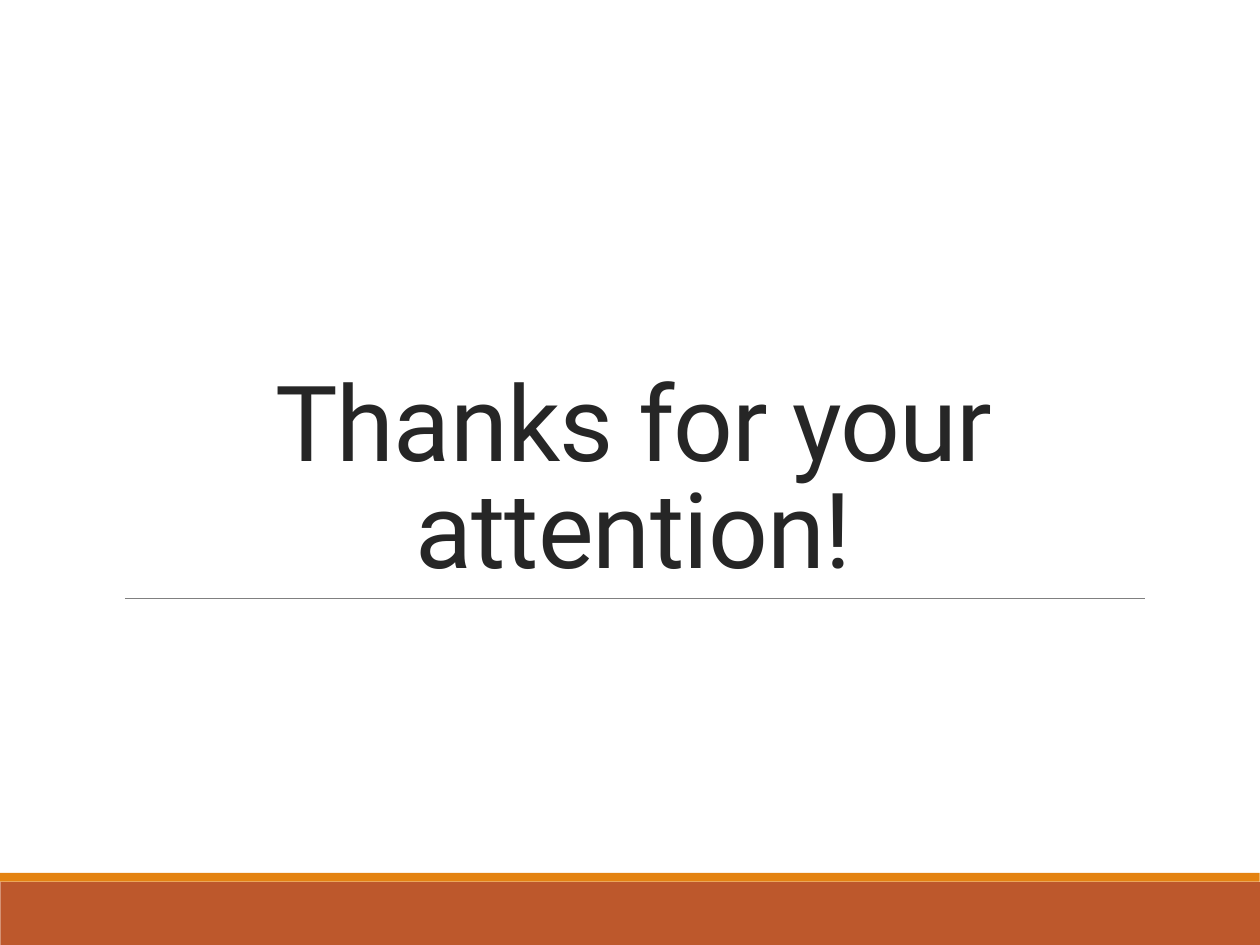
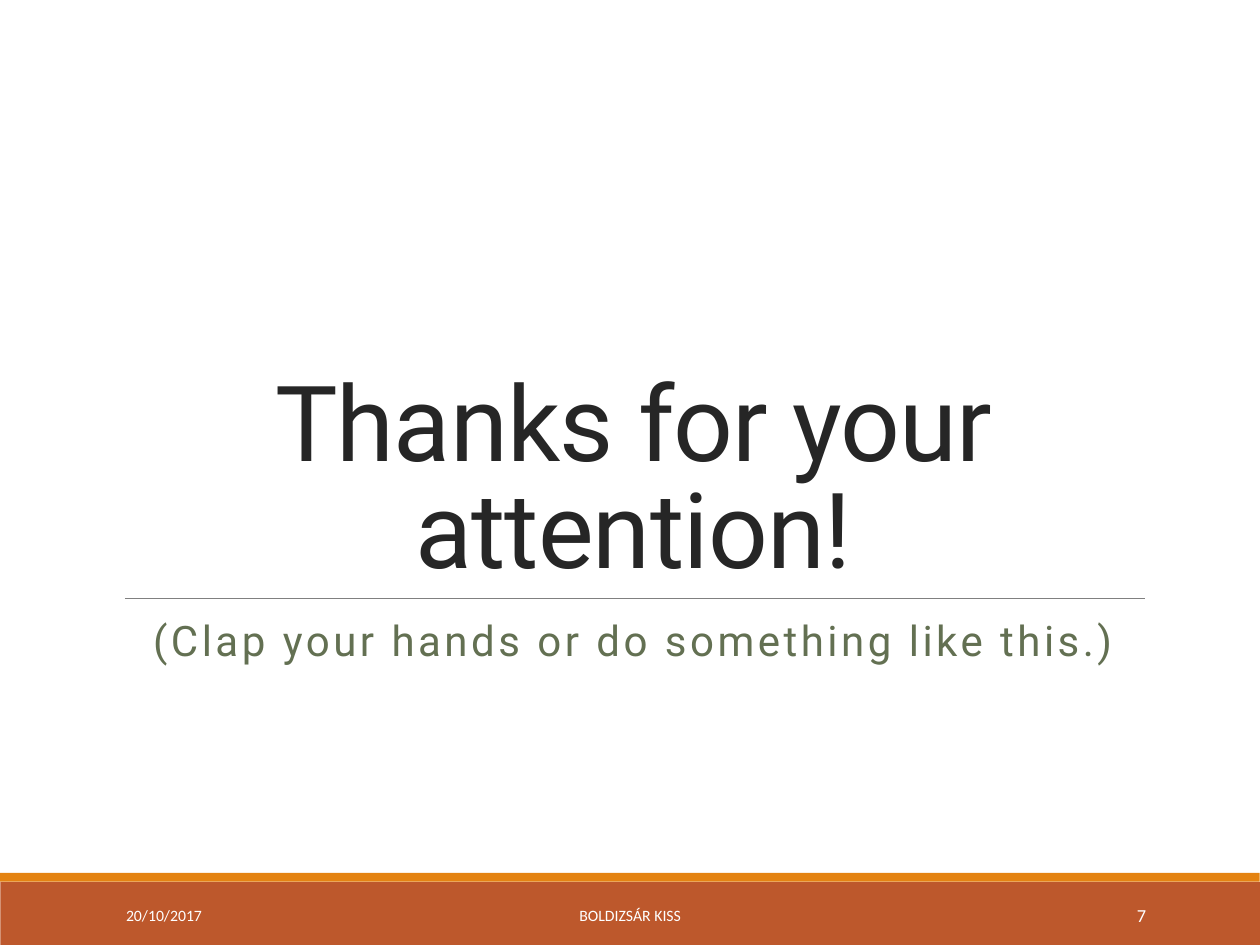
Before and after one commit to green-fox-academy/bpo106, a slide deck: slide 7 of week06/day05/demo/ppt-w06.pptx (slide 5 before the commit). Drawn at 1260x945 pixels with LibreOffice and Linux fonts; fonts in the diff are those of the drawing. Boxes give left, top, right and bottom in pixels: in the first picture for what was removed or moved away, otherwise in the second. Text is boxed around its words. In the diff, an @@ line names an element or a change of style, - is before the commit and + after.

```diff
--- a/week06/day05/demo/ppt-w06.pptx
+++ b/week06/day05/demo/ppt-w06.pptx
@@ subtitle added at box(153, 622, 1112, 666), 24 pt, text #637052 @@
+(Clap your hands or do something like this.)
@@ text added at box(126, 910, 202, 922), 9 pt, text #FFFFFF @@
+20/10/2017
@@ text added at box(579, 908, 681, 921), 9 pt, text #FFFFFF @@
+BOLDIZSÁR KISS
@@ page number added at box(1137, 910, 1146, 922), 10.5 pt, text #FFFFFF @@
+7
```
Also in this commit, not shown: 2 other slides changed, 4 slides added, 2 slides removed, 4 other files.
